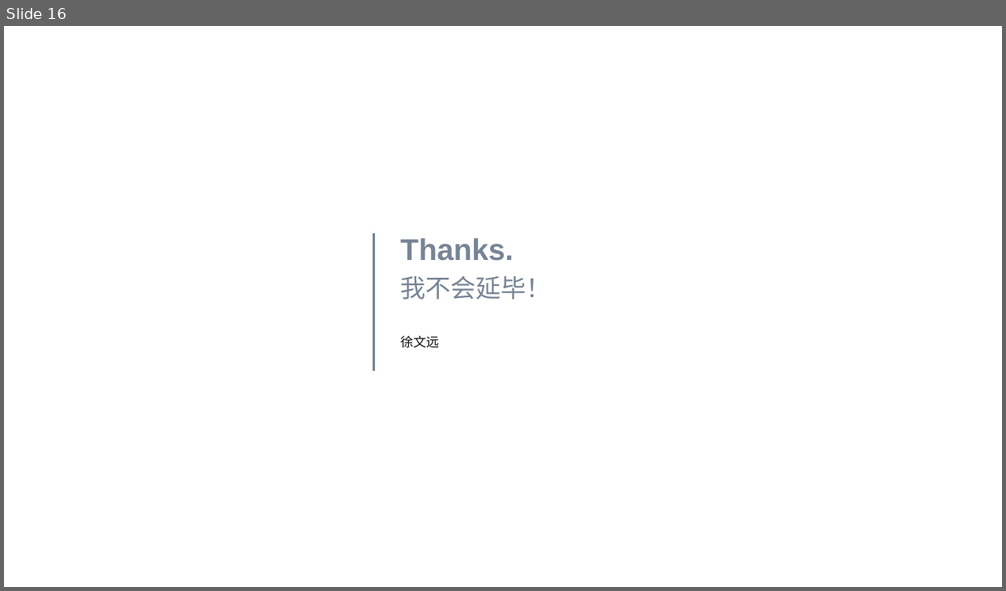
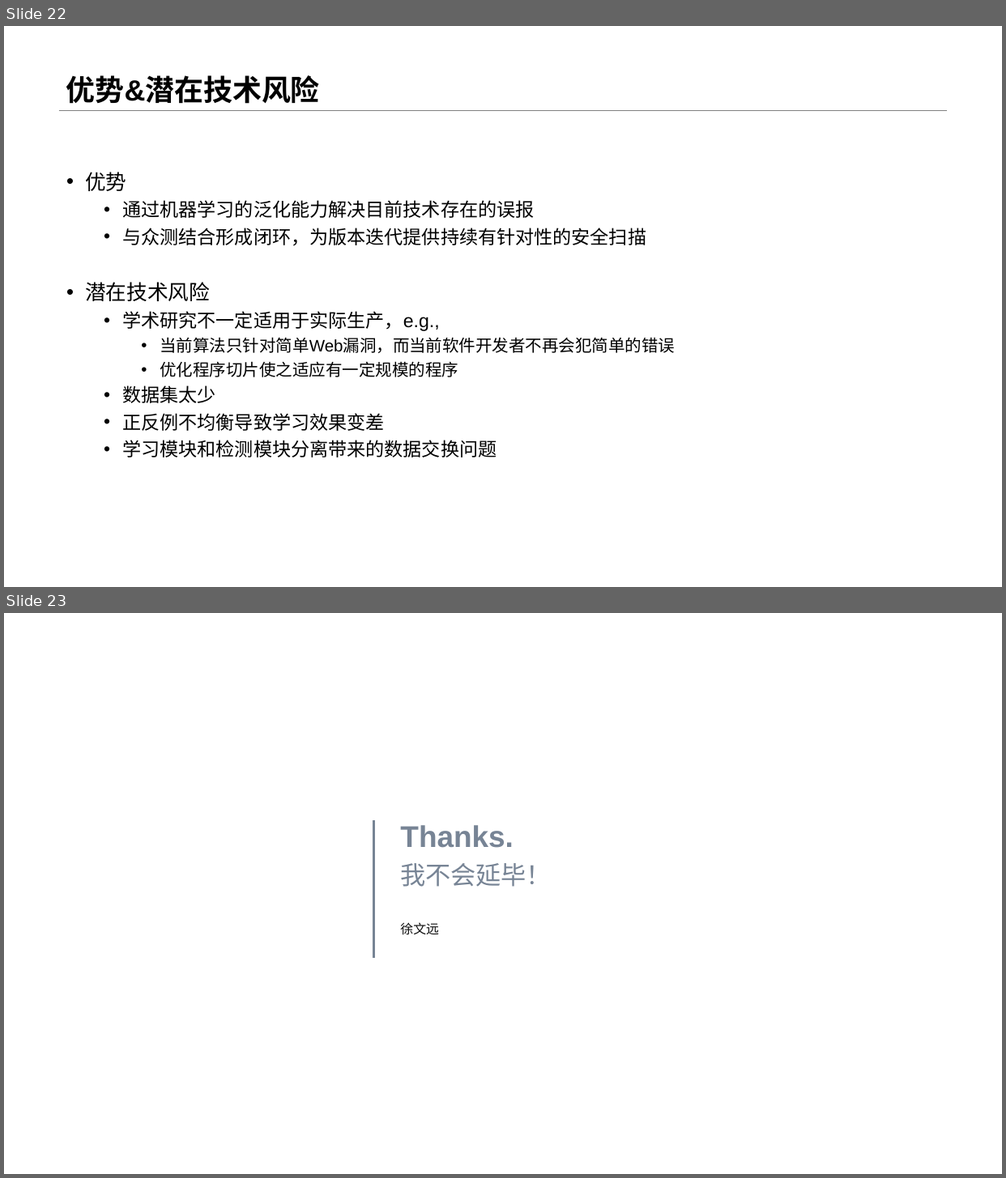
Before and after one commit to Anemone95/MLDetectVuln, a slide deck: 开题/基于深度学习的漏洞扫描系统.pptx. Shown one above the other, each under a label of ours: slide 16 before the commit, slides 22 and 23 after it. The pictures are 1006x591 and 1006x1178 pixels, drawn with LibreOffice and Linux fonts; fonts in the diff are those of the drawing; background and template pictures are left out. Boxes give left, top, right and bottom in pixels: in the first picture for what was removed or moved away, otherwise in the second. Text is boxed around its words. In the diff, an @@ line names an element or a change of style, - is before the commit and + after.

```diff
--- a/开题/基于深度学习的漏洞扫描系统.pptx
+++ b/开题/基于深度学习的漏洞扫描系统.pptx
@@ slide 22 added at (4,26,1002,587), background #FFFFFF @@
@@ title added at (66,75,320,104), 28 pt, text #000000, bold @@
+优势&潜在技术风险
@@ line added from (58, 110) to (948, 110), #808080 0.25 pt @@
@@ text added at (85,172,675,458), 18 pt, text #000000 @@
+• 优势
+  • 通过机器学习的泛化能力解决目前技术存在的误报
+  • 与众测结合形成闭环，为版本迭代提供持续有针对性的安全扫描
+• 潜在技术风险
+  • 学术研究不一定适用于实际生产，e.g.,
+    • 当前算法只针对简单Web漏洞，而当前软件开发者不再会犯简单的错误
+    • 优化程序切片使之适应有一定规模的程序
+  • 数据集太少
+  • 正反例不均衡导致学习效果变差
+  • 学习模块和检测模块分离带来的数据交换问题
@@ what was slide 16 is now slide 23 @@
```
Also in this commit, not shown: 8 slides changed, 9 other slides added, 3 slides removed, 1 other file.
